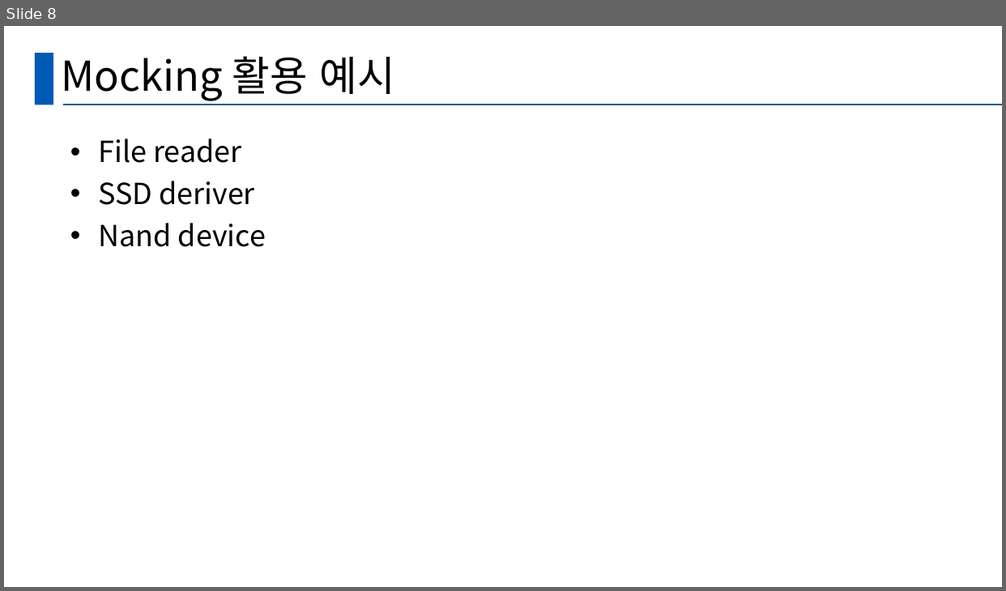
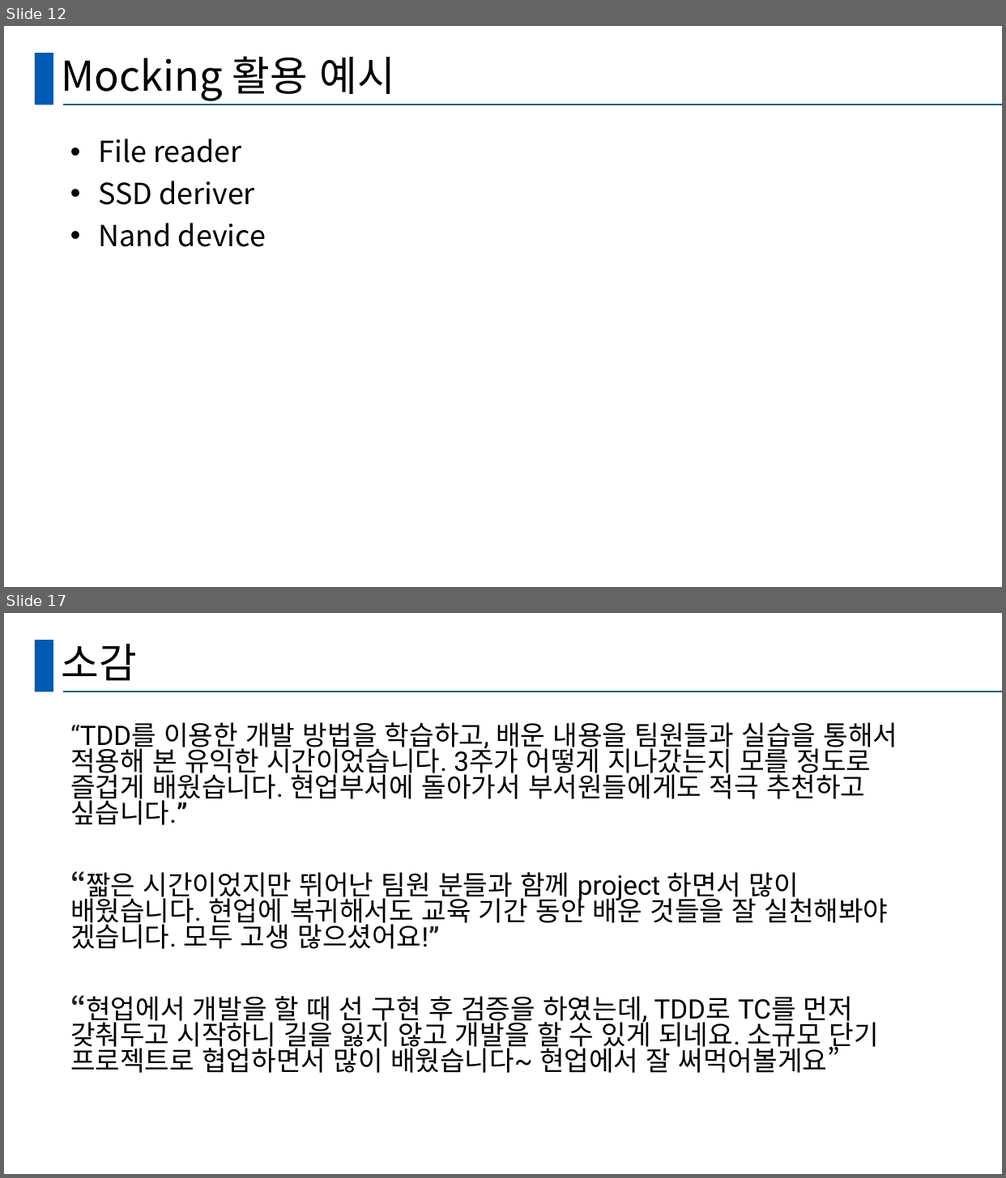
Before and after one commit to hy-ra-na/presentation_Americano, a slide deck: 발표양식.pptx. Shown one above the other, each under a label of ours: slide 8 before the commit, slides 12 and 17 after it; the slides between them are not shown. The pictures are 1006x591 and 1006x1178 pixels, drawn with LibreOffice and Linux fonts; fonts in the diff are those of the drawing. Boxes give left, top, right and bottom in pixels: in the first picture for what was removed or moved away, otherwise in the second. Text is boxed around its words. In the diff, an @@ line names an element or a change of style, - is before the commit and + after.

```diff
--- a/발표양식.pptx
+++ b/발표양식.pptx
@@ slide 17 added at [4, 613, 1002, 1174], background #FFFFFF; not listed: 2 template elements that a slide beside it also shows @@
@@ title added at [61, 644, 137, 681], 39.6 pt, text #000000 @@
+소감
@@ text added at [70, 722, 898, 1073], 25.9 pt, text #000000 @@
+“TDD를 이용한 개발 방법을 학습하고, 배운 내용을 팀원들과 실습을 통해서 적용해 본 유익한 시간이었습니다. 3주가 어떻게 지나갔는지 모를 정도로 즐겁게 배웠습니다. 현업부서에 돌아가서 부서원들에게도 적극 추천하고 싶습니다.”
+“짧은 시간이었지만 뛰어난 팀원 분들과 함께 project 하면서 많이 배웠습니다. 현업에 복귀해서도 교육 기간 동안 배운 것들을 잘 실천해봐야 겠습니다. 모두 고생 많으셨어요!”
+“현업에서 개발을 할 때 선 구현 후 검증을 하였는데, TDD로 TC를 먼저 갖춰두고 시작하니 길을 잃지 않고 개발을 할 수 있게 되네요. 소규모 단기 프로젝트로 협업하면서 많이 배웠습니다~ 현업에서 잘 써먹어볼게요”
@@ what was slide 8 is now slide 12 @@
```
Also in this commit, not shown: 3 slides changed, 6 other slides added.
